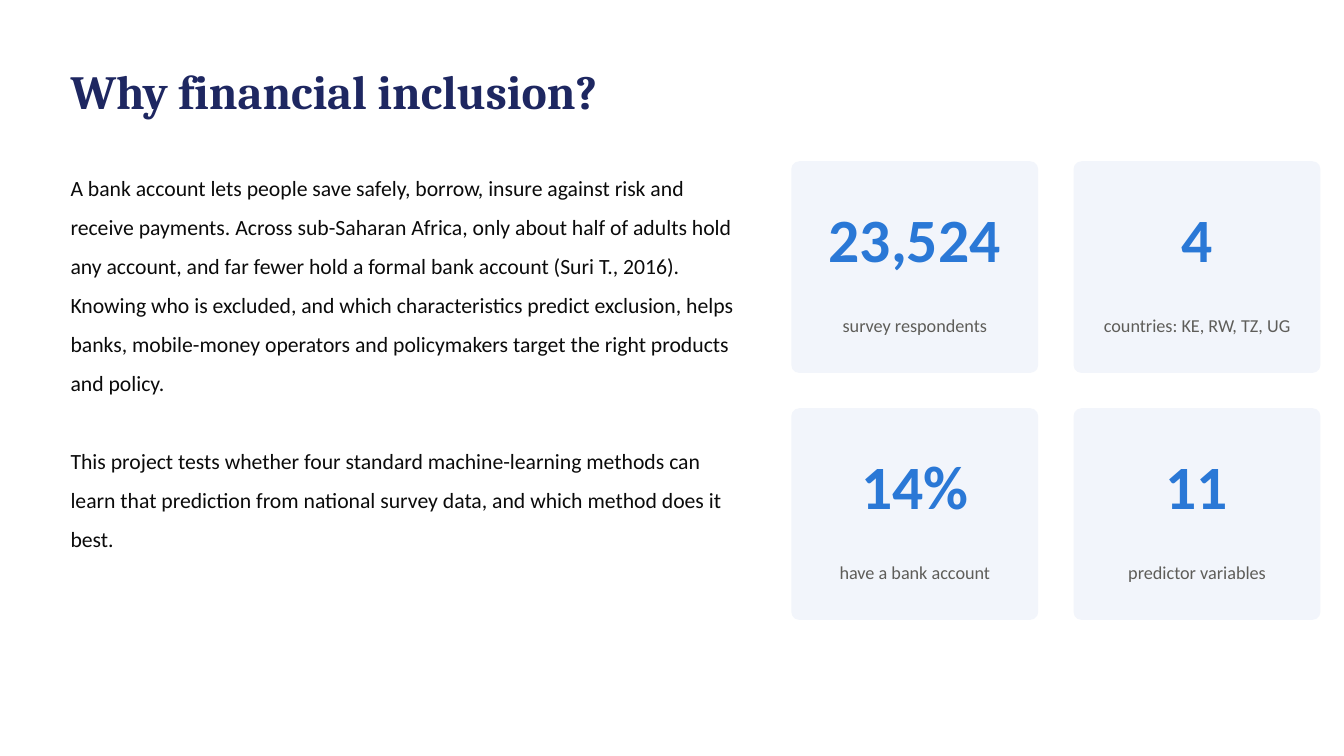
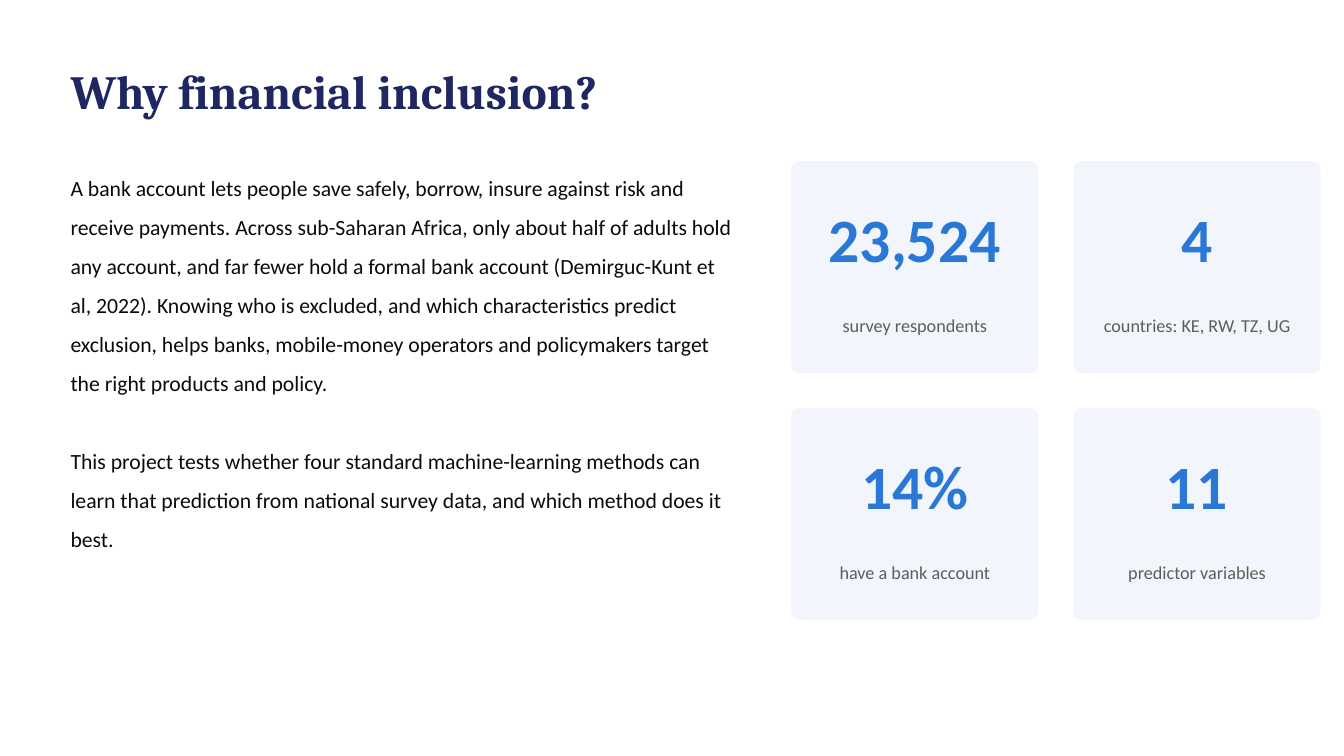
Before and after one commit to davidgathage/ML-application-KNN-SVM-Decision-Trees, a slide deck: slide 2 of Report/Mini project report.pptx. Drawn at 1344x756 pixels with LibreOffice and Linux fonts; fonts in the diff are those of the drawing. Boxes give left, top, right and bottom in pixels: in the first picture for what was removed or moved away, otherwise in the second. Text is boxed around its words. In the diff, an @@ line names an element or a change of style, - is before the commit and + after.

```diff
--- a/Report/Mini project report.pptx
+++ b/Report/Mini project report.pptx
@@ text at (71, 181, 731, 395): text changed @@
-A bank account lets people save safely, borrow, insure against risk and receive payments. Across sub-Saharan Africa, only about half of adults hold any account, and far fewer hold a formal bank account (Suri T., 2016). Knowing who is excluded, and which characteristics predict exclusion, helps banks, mobile-money operators and policymakers target the right products and policy.
+A bank account lets people save safely, borrow, insure against risk and receive payments. Across sub-Saharan Africa, only about half of adults hold any account, and far fewer hold a formal bank account (Demirguc-Kunt et al, 2022). Knowing who is excluded, and which characteristics predict exclusion, helps banks, mobile-money operators and policymakers target the right products and policy.
```
Also in this commit, not shown: 1 other slide changed, 12 other files.
